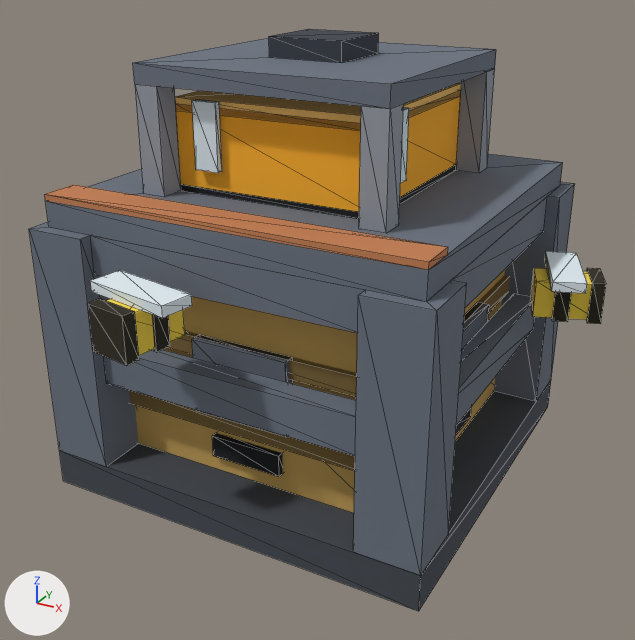
Two versions of the glTF model assets/models/apiary.glb, one commit apart.
Rendered twice from a camera (50 mm lens) standing at (1.515, -1.379, 1.308) and looking at (0.556, 0.364, 0.436). Arrows for +X, +Y and +Z are at lower left; the lights stay in place. The picture after the commit comes second. Mesh edges are drawn as thin lines. Vertices at exactly the same position are counted once.

Names of what the first picture shows: 'bees', 'body.050', 'level_honey', 'tier.025'.
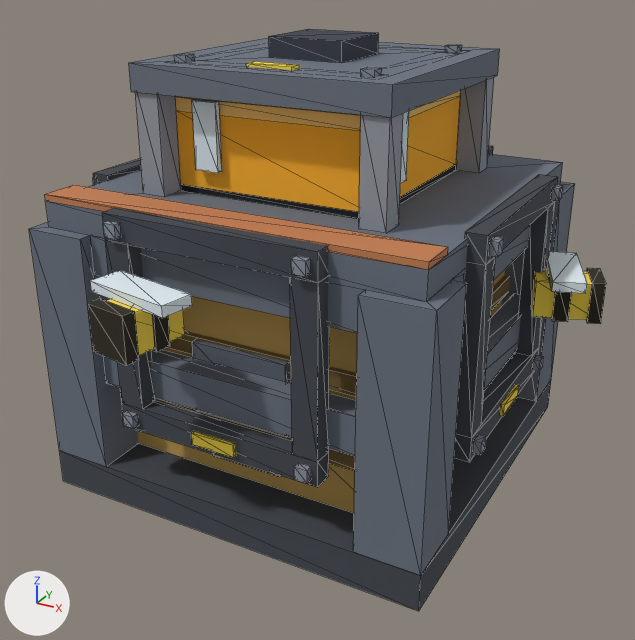
Changed parts and their boxes [x1, y1, x2, y2] in the pictures (635 x 640 px; the box of a moved part takes in the faces that stretch with it):
'link_y-.035', added
    after: [102, 208, 329, 487]
    faces in mat_case_dark (dark grey #42474f): [102, 208, 329, 487]
    faces in mat_steel (grey #8a919d): [103, 221, 311, 483]
    faces in mat_glow_energy (yellow #ffe14a): [191, 431, 236, 458]
'level_honey', reshaped
    before: [175, 83, 461, 212]
    after: [175, 90, 461, 212]
'link_x+.035', added
    after: [454, 174, 563, 462]
    faces in mat_case_dark (dark grey #42474f): [454, 174, 558, 462]
    faces in mat_steel (grey #8a919d): [473, 184, 563, 455]
    faces in mat_glow_energy (yellow #ffe14a): [500, 384, 519, 416]
'link_z+.033', added
    after: [175, 44, 462, 77]
    faces in mat_steel (grey #8a919d): [175, 44, 462, 77]
    faces in mat_glow_energy (yellow #ffe14a): [246, 61, 299, 70]
'link_x-.035', added
    after: [93, 158, 141, 185]
    faces in mat_case_dark (dark grey #42474f): [93, 158, 141, 184]
'link_y+.035', added (mostly hidden)
    after: [488, 146, 493, 154]
part 1 of me_apiary_body, added
    after: [129, 38, 500, 118]
part 2 of me_apiary_body, moved or reshaped (mostly hidden afterwards)
    before: [133, 38, 496, 437]
    after: [192, 77, 494, 437]
part 3 of me_apiary_level_honey, moved or reshaped
    before: [176, 91, 461, 206]
    after: [176, 96, 461, 206]

What the commit changed:
Material 'glow_energy' (mat_glow_energy) is new.
Its base color is (1.0, 0.753, 0.0685) (yellow #ffe14a).
Its roughness is 1.0.
Material 'steel' (mat_steel) is new.
Its base color is (0.254, 0.283, 0.337) (grey #8a919d).
Its roughness is 1.0.
me_apiary_body is used by ob_body_050; location (0.0, 0.0, 0.0).
me_apiary_body had 285 vertices, 432 faces and spanned x 0.0..1.0, y 0.0..1.0, z 0.0..1.094.
me_apiary_body now has 286 vertices, 432 faces and spans x 0.0..1.0, y 0.0..1.0, z 0.0..1.094.
me_apiary_body part 1: a new loose piece, a box spanning x 0.181..0.819, y 0.181..0.819, z 0.984..1.047, in mat_case (greyish blue #6b7380).
Part 2, on me_apiary_body:
7 vertices are removed from x 0.188..0.812, y 0.188..0.812, z 1.0..1.047.
17 faces are deleted.
16 vertices in x 0.094..0.906, y 0.094..0.906, z 0.453 move by (0.0, 0.0, -0.006).
5 new faces join them, mat_case_light (grey #949aa4).
me_apiary_level_honey is used by ob_level_honey; location (0.0, 0.0, 0.0).
me_apiary_level_honey had 16 vertices, 24 faces and spanned x 0.25..0.75, y 0.25..0.75, z 0.766..0.969.
me_apiary_level_honey now has 12 vertices, 24 faces and spans x 0.25..0.75, y 0.25..0.75, z 0.766..0.969.
Part 3, on me_apiary_level_honey:
4 vertices are removed from x 0.25..0.75, y 0.25..0.75, z 0.953.
10 faces are deleted.
10 new faces join them, mat_glow_honey (orange #ffb32a).
Mesh me_apiary_link_z is new.
It has 64 vertices, 108 faces and spans x 0.238..0.762, y 0.238..0.762, z 0.991..1.061.
Faces by material slot: [48, 48, 12].
It uses material mat_case_dark (dark grey #42474f).
It uses material mat_steel (grey #8a919d).
It uses material mat_glow_energy (yellow #ffe14a).
Mesh me_apiary_link_y_1 is new.
It has 72 vertices, 108 faces and spans x 0.238..0.763, y -0.028..0.038, z 0.238..0.762.
Faces by material slot: [48, 48, 12].
It uses material mat_case_dark (dark grey #42474f).
It uses material mat_steel (grey #8a919d).
It uses material mat_glow_energy (yellow #ffe14a).
Mesh me_apiary_link_y is new.
It has 64 vertices, 108 faces and spans x 0.238..0.762, y 0.962..1.028, z 0.238..0.762.
Faces by material slot: [48, 48, 12].
It uses material mat_case_dark (dark grey #42474f).
It uses material mat_steel (grey #8a919d).
It uses material mat_glow_energy (yellow #ffe14a).
Mesh me_apiary_link_x_1 is new.
It has 68 vertices, 108 faces and spans x -0.028..0.038, y 0.238..0.762, z 0.238..0.762.
Faces by material slot: [48, 48, 12].
It uses material mat_case_dark (dark grey #42474f).
It uses material mat_steel (grey #8a919d).
It uses material mat_glow_energy (yellow #ffe14a).
Mesh me_apiary_link_x is new.
It has 64 vertices, 108 faces and spans x 0.962..1.028, y 0.238..0.762, z 0.238..0.762.
Faces by material slot: [48, 48, 12].
It uses material mat_case_dark (dark grey #42474f).
It uses material mat_steel (grey #8a919d).
It uses material mat_glow_energy (yellow #ffe14a).
Object 'link_z+.033' (ob_link_z__033) is new; it shows me_apiary_link_z.
Its location is (0.0, 0.0, 0.0).
Object 'link_y-.035' (ob_link_y__035_1) is new; it shows me_apiary_link_y_1.
Its location is (0.0, 0.0, 0.0).
Object 'link_y+.035' (ob_link_y__035) is new; it shows me_apiary_link_y.
Its location is (0.0, 0.0, 0.0).
Object 'link_x-.035' (ob_link_x__035_1) is new; it shows me_apiary_link_x_1.
Its location is (0.0, 0.0, 0.0).
Object 'link_x+.035' (ob_link_x__035) is new; it shows me_apiary_link_x.
Its location is (0.0, 0.0, 0.0).
